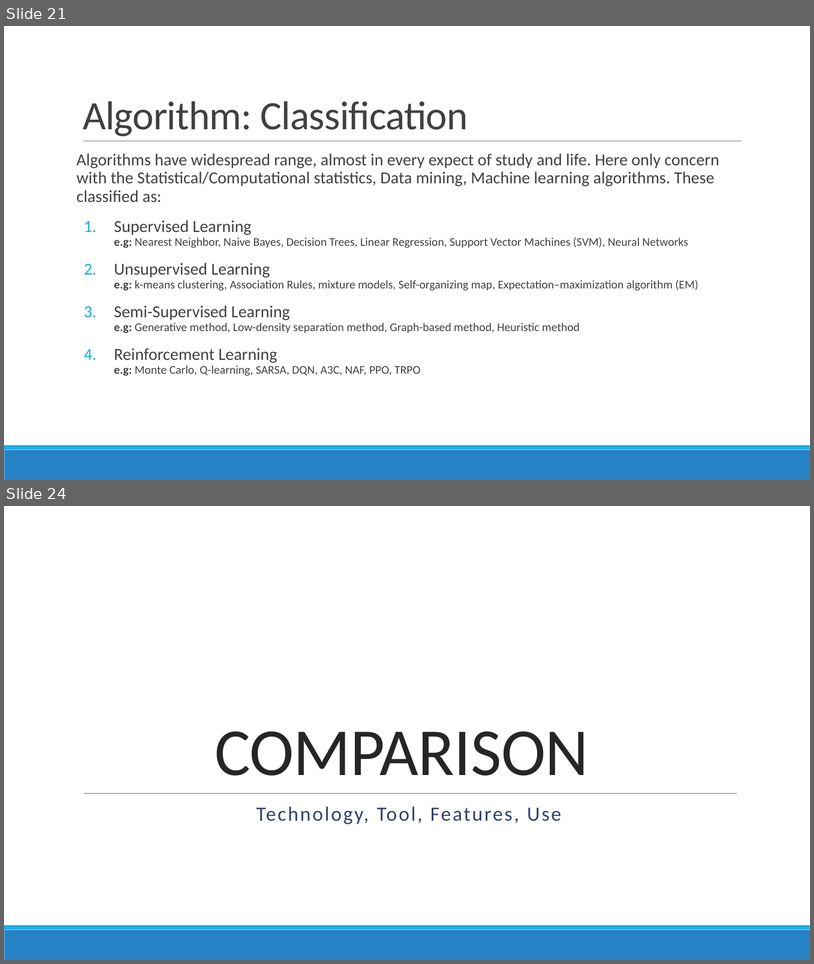
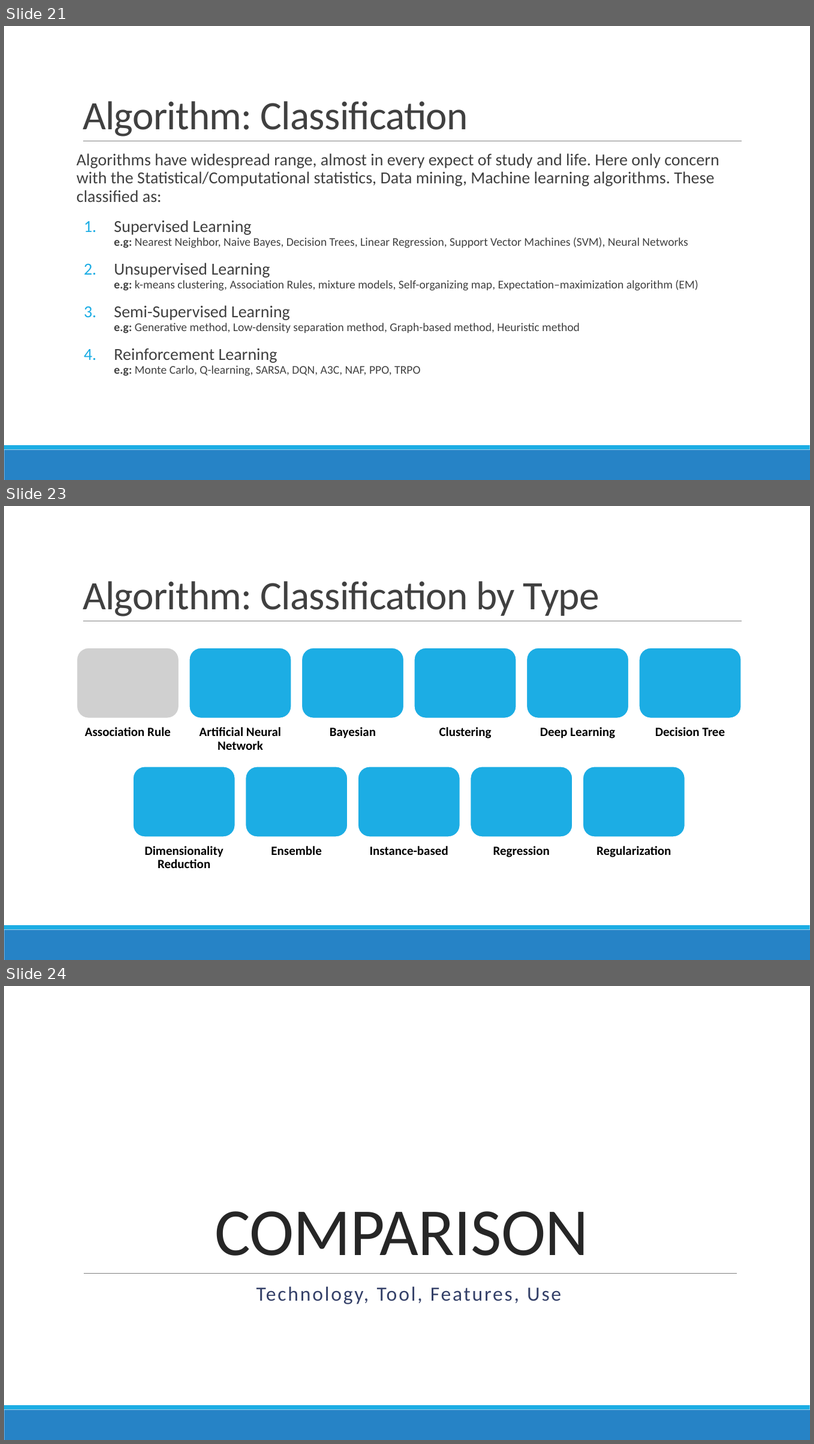
Before and after one commit to DistributedSystems-Fall2018-NEDUET/project-dist_sys, a slide deck: Project Interim Submission/Generic DS Framework.pptx. Shown one above the other, each under a label of ours: slides 21 and 24 before the commit, slides 21, 23 and 24 after it; the slides between them are not shown. The pictures are 814x964 and 814x1444 pixels, drawn with LibreOffice and Linux fonts; fonts in the diff are those of the drawing; grey boxes stand for pictures. Boxes give left, top, right and bottom in pixels: in the first picture for what was removed or moved away, otherwise in the second. Text is boxed around its words. In the diff, an @@ line names an element or a change of style, - is before the commit and + after.

Commit message:
Added: Algo Classification by type
Added: new slide Algorithm Classification by type

```diff
--- a/Project Interim Submission/Generic DS Framework.pptx
+++ b/Project Interim Submission/Generic DS Framework.pptx
@@ slide 23 added at box(4, 506, 810, 960), background #FFFFFF; not listed: 3 template elements that a slide beside it also shows @@
@@ title added at box(83, 581, 600, 616), 48 pt, text #404040 @@
+Algorithm: Classification by Type
@@ group added at box(77, 648, 741, 868): 11 texts, 10 rounded rectangles, 1 picture @@
+Association Rule
+Artificial Neural Network
+Bayesian
+Clustering
+Deep Learning
+Decision Tree
+Dimensionality Reduction
+Ensemble
+Instance-based
+Regression
+Regularization
```
Also in this commit, not shown: 1 slide changed, 1 slide removed.
